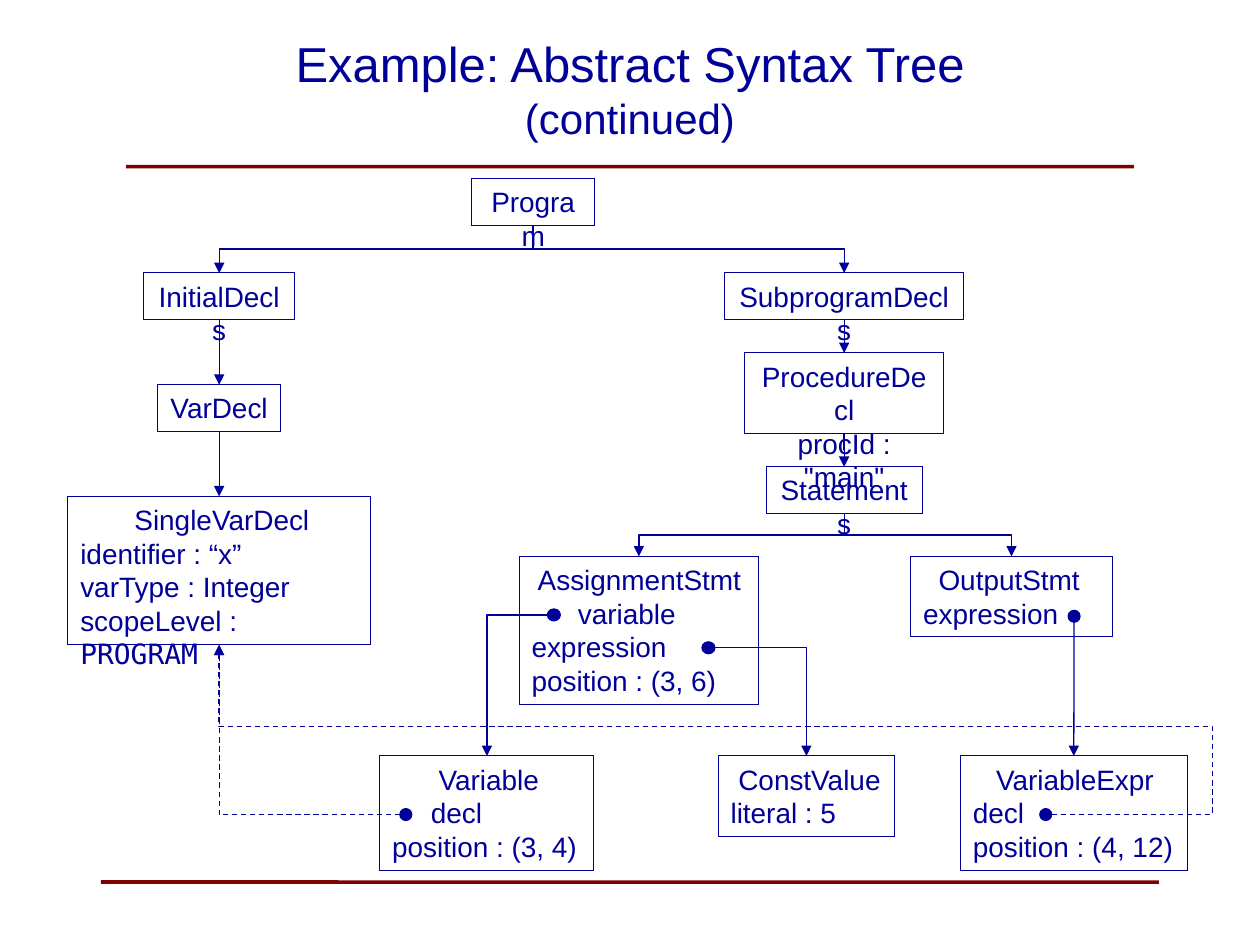
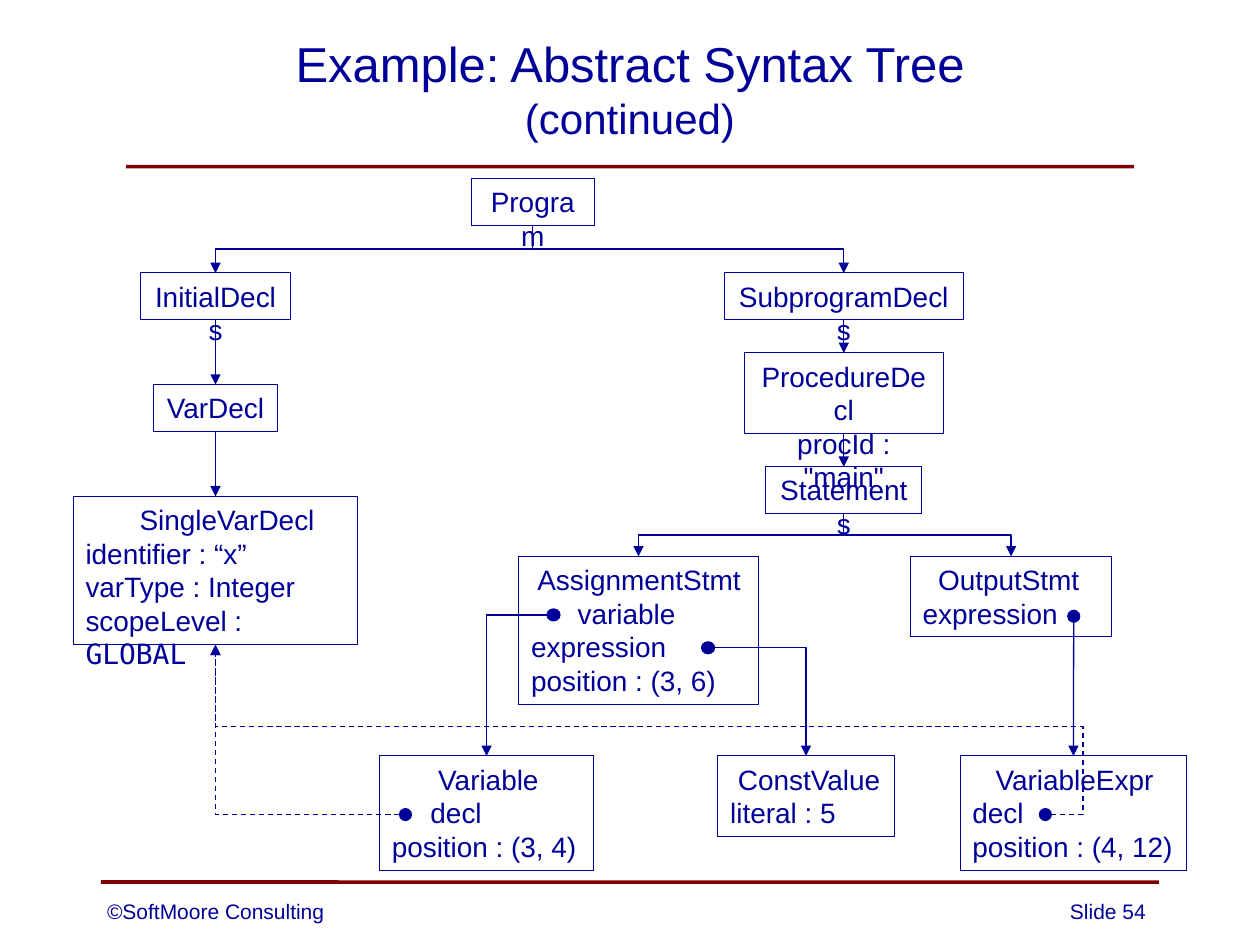
Before and after one commit to SoftMoore/CPRL-Kt-3rd, a slide deck: slide 54 of PowerPoints/08 - Abstract Syntax Trees.pptx. Drawn at 1260x945 pixels with LibreOffice and Linux fonts; fonts in the diff are those of the drawing. Boxes give left, top, right and bottom in pixels: in the first picture for what was removed or moved away, otherwise in the second. Text is boxed around its words. In the diff, an @@ line names an element or a change of style, - is before the commit and + after.

```diff
--- a/PowerPoints/08 - Abstract Syntax Trees.pptx
+++ b/PowerPoints/08 - Abstract Syntax Trees.pptx
@@ elbow arrow moved from (533, 226) - (219, 273) to (533, 226) - (215, 273) @@
@@ 2 rectangles, 2 arrows: place and size @@
-2 rectangles, 2 arrows at (144,273,294,496)
+2 rectangles, 2 arrows at (140,273,290,496)
@@ rectangle "SingleVarDecl": place and size @@
-rectangle "SingleVarDecl" at (68,496,370,645)
+rectangle "SingleVarDecl" at (73,496,358,645)
@@ text in rectangle at (86,610,227,665): text changed @@
-scopeLevel : PROGRAM
+scopeLevel : GLOBAL
@@ elbow arrow moved from (399, 814) - (219, 645) to (399, 814) - (215, 645) @@
@@ elbow arrow moved from (1052, 814) - (219, 645) to (1051, 814) - (215, 645) @@
@@ text added at (107,903,324,924), 12 pt, text #000099 @@
+©SoftMoore Consulting
@@ page number added at (1070,903,1145,920), 12 pt, text #000099 @@
+Slide 54
```
Also in this commit, not shown: 1 other slide changed.
